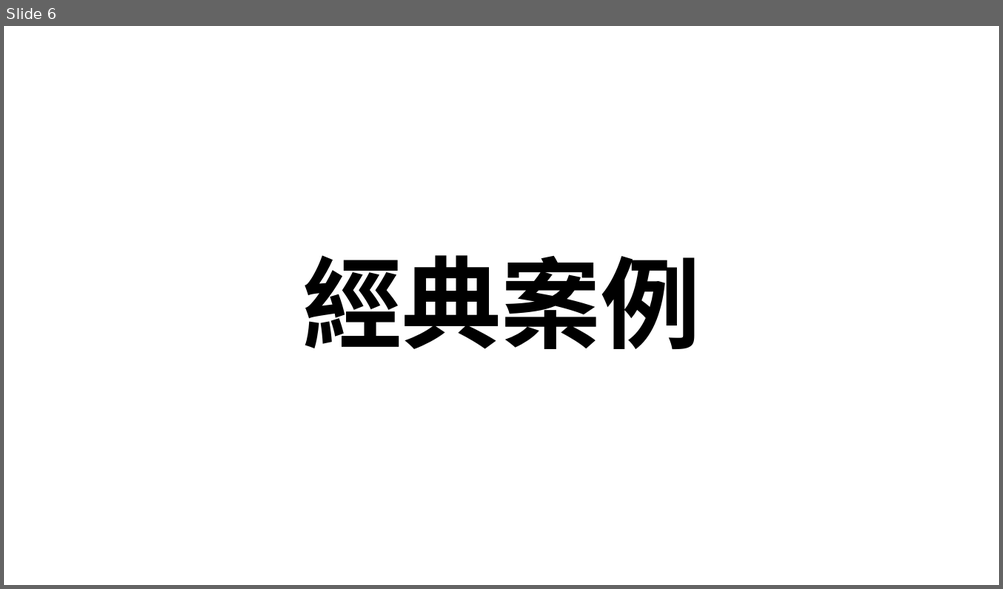
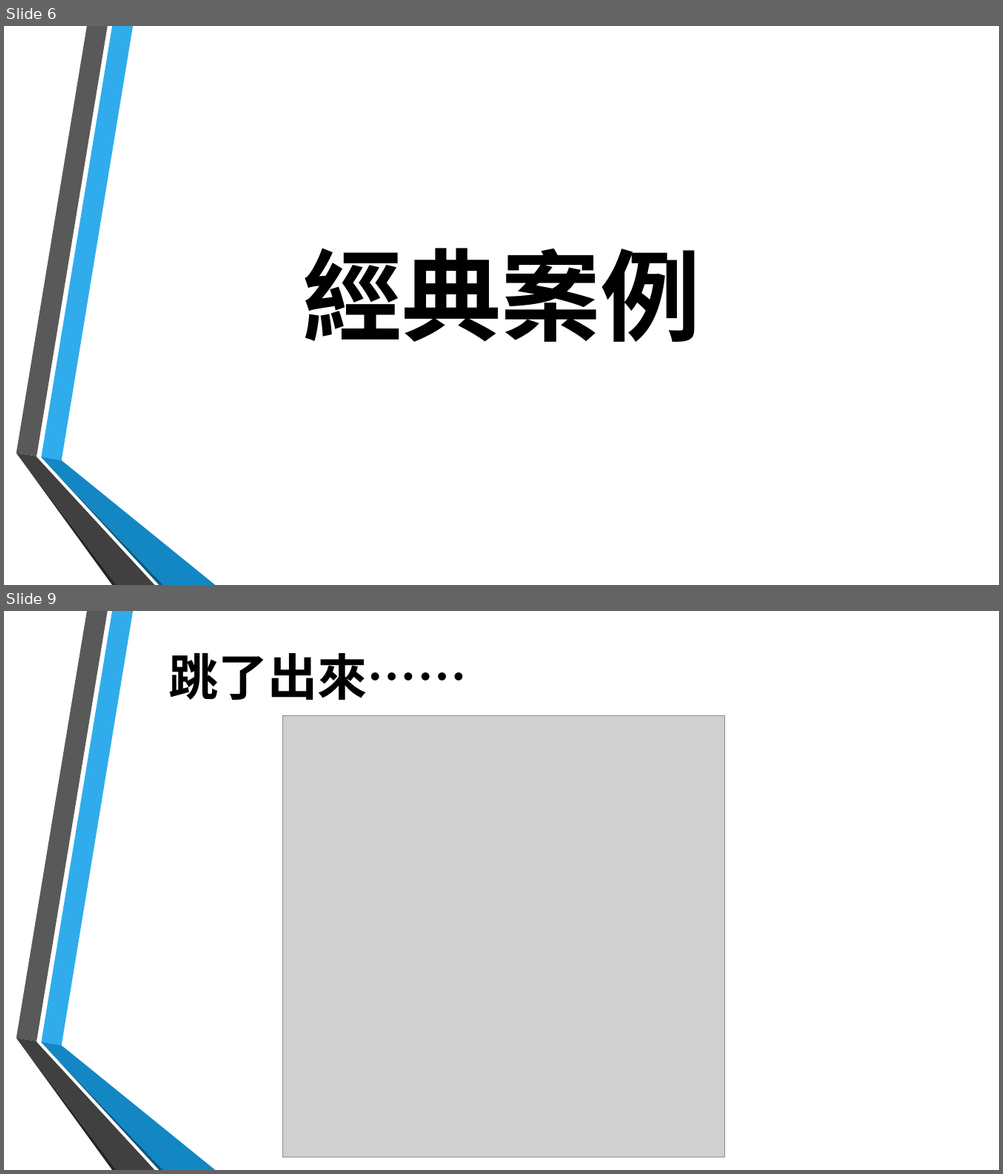
Before and after one commit to Jameswilson7788/school, a slide deck: 政府產業政策簡報.pptx. Shown one above the other, each under a label of ours: slide 6 before the commit, slides 6 and 9 after it; the slides between them are not shown. The pictures are 1003x589 and 1003x1174 pixels, drawn with LibreOffice and Linux fonts; fonts in the diff are those of the drawing; grey boxes stand for pictures; background and template pictures are left out. Boxes give left, top, right and bottom in pixels: in the first picture for what was removed or moved away, otherwise in the second. Text is boxed around its words. In the diff, an @@ line names an element or a change of style, - is before the commit and + after.

```diff
--- a/政府產業政策簡報.pptx
+++ b/政府產業政策簡報.pptx
@@ slide 9 added at [4, 611, 999, 1170], background picture (left out); not listed: 6 template elements that a slide beside it also shows @@
@@ text added at [168, 653, 466, 700], 48 pt, text #000000, bold @@
+跳了出來……
@@ picture added at [282, 716, 724, 1158] @@
@@ slide 6 changed as well @@
@@ text "經典案例" at [302, 248, 700, 342]: line spacing 0.9 to 1; more space between paragraphs; vertical alignment top to middle @@
@@ group added at [16, 26, 215, 585]: 6 freeform shapes @@
```
Also in this commit, not shown: 13 other slides changed, 6 other slides added, 4 slides removed.
